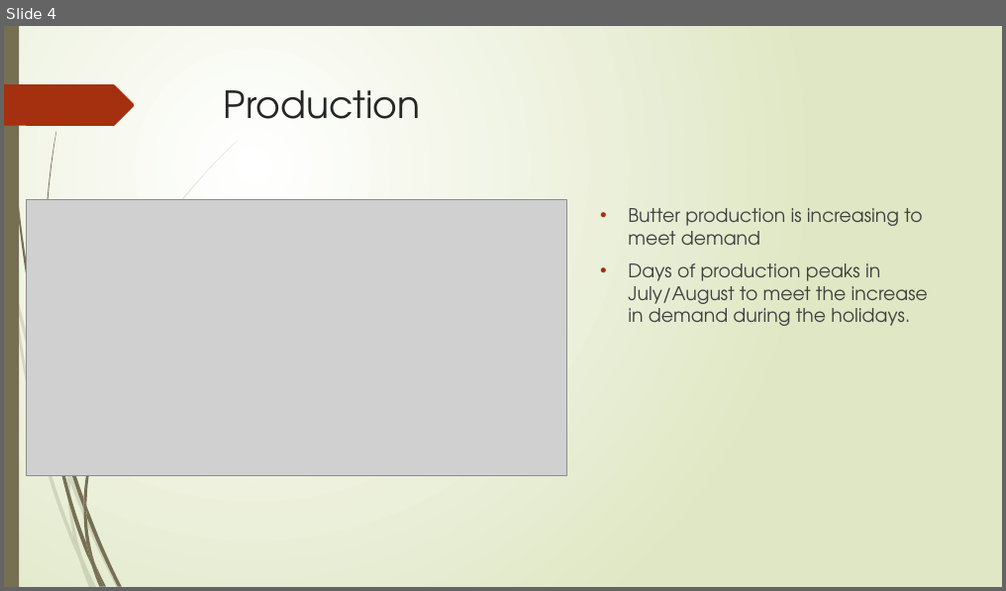
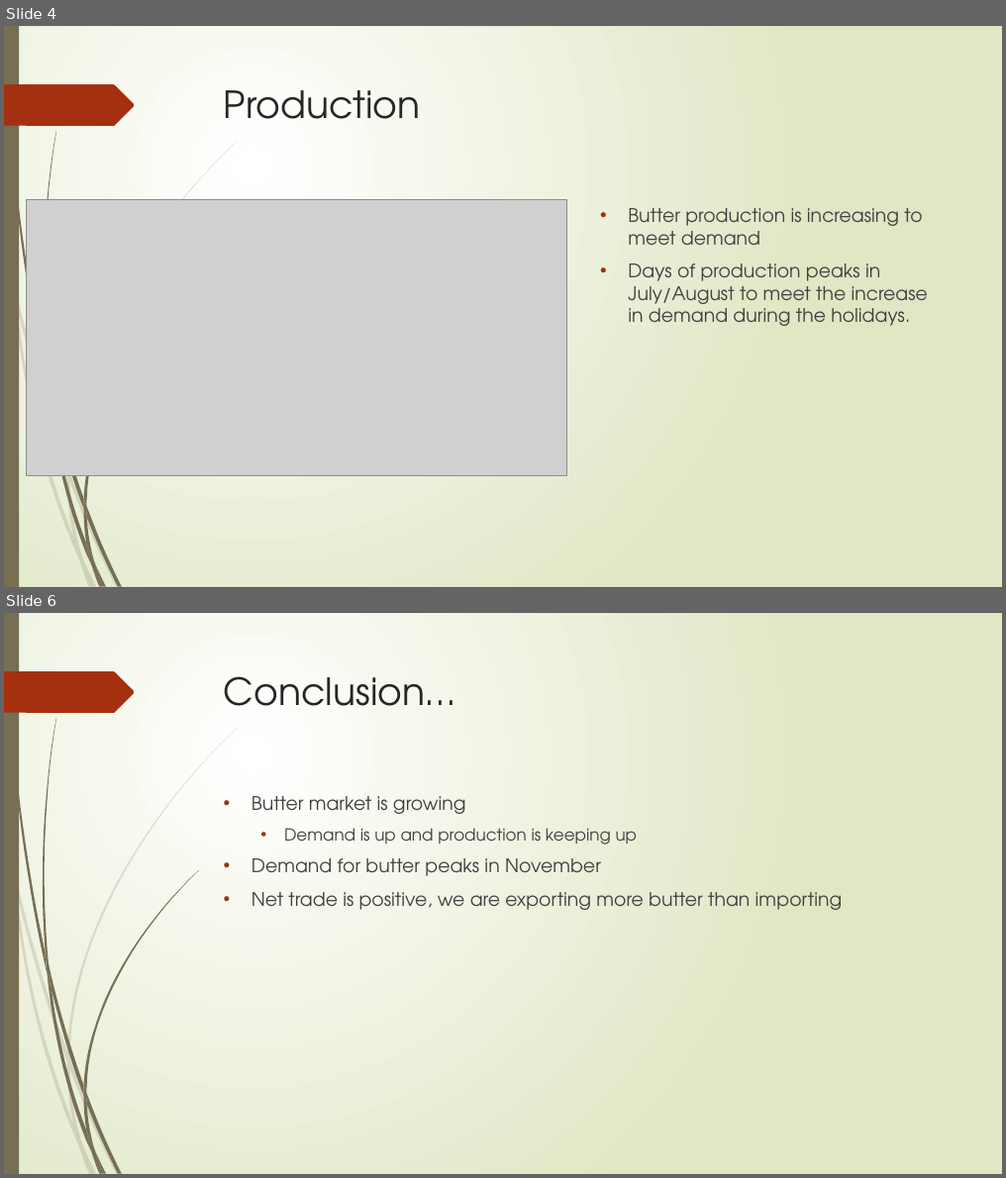
Before and after one commit to nitdip/dairydemand, a slide deck: Finding Demand.pptx. Shown one above the other, each under a label of ours: slide 4 before the commit, slides 4 and 6 after it; the slides between them are not shown. The pictures are 1006x591 and 1006x1178 pixels, drawn with LibreOffice and Linux fonts; fonts in the diff are those of the drawing; grey boxes stand for pictures. Boxes give left, top, right and bottom in pixels: in the first picture for what was removed or moved away, otherwise in the second. Text is boxed around its words. In the diff, an @@ line names an element or a change of style, - is before the commit and + after.

Commit message:
Added conclusion

```diff
--- a/Finding Demand.pptx
+++ b/Finding Demand.pptx
@@ slide 6 added at (4, 613, 1002, 1174), background gradient #FFFFFF to #DFE8C4; not listed: 23 template elements that a slide beside it also shows @@
@@ title added at (224, 676, 455, 706), 36 pt, text #262626 @@
+Conclusion…
@@ text added at (252, 796, 843, 910), 18 pt, text #404040 @@
+• Butter market is growing
+  • Demand is up and production is keeping up
+• Demand for butter peaks in November
+• Net trade is positive, we are exporting more butter than importing
@@ freeform shape added at (46, 950, 52, 991), fill #766F54 @@
```
Also in this commit, not shown: 1 other slide added.
